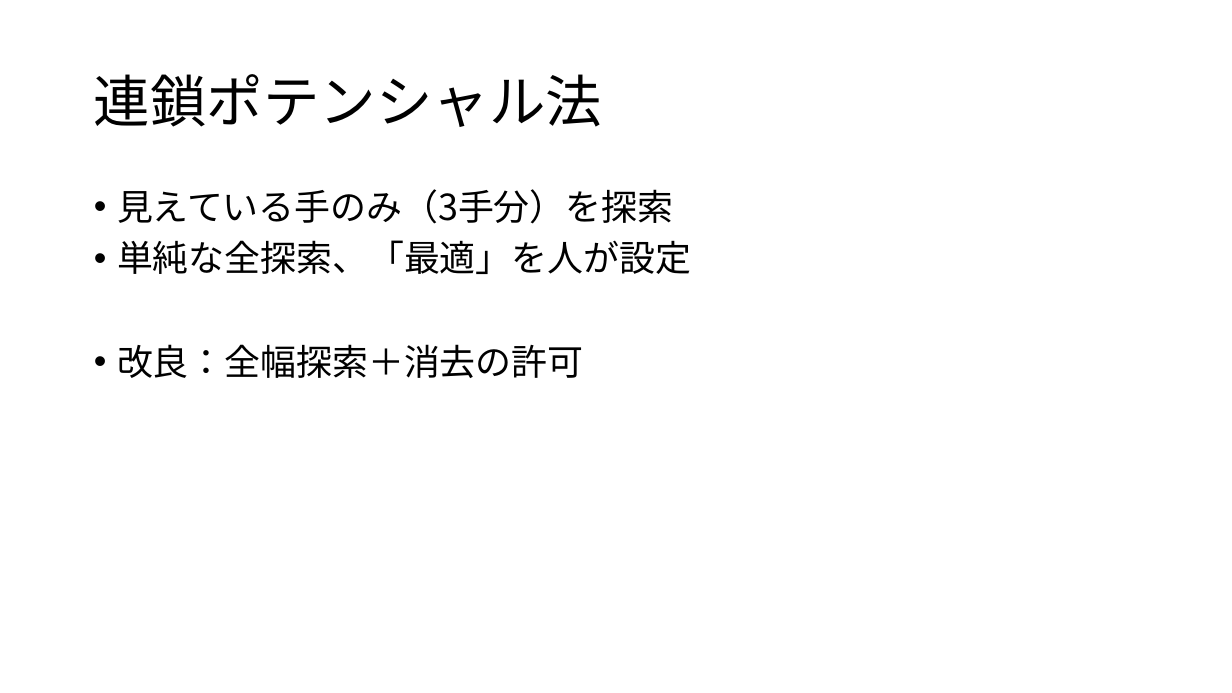
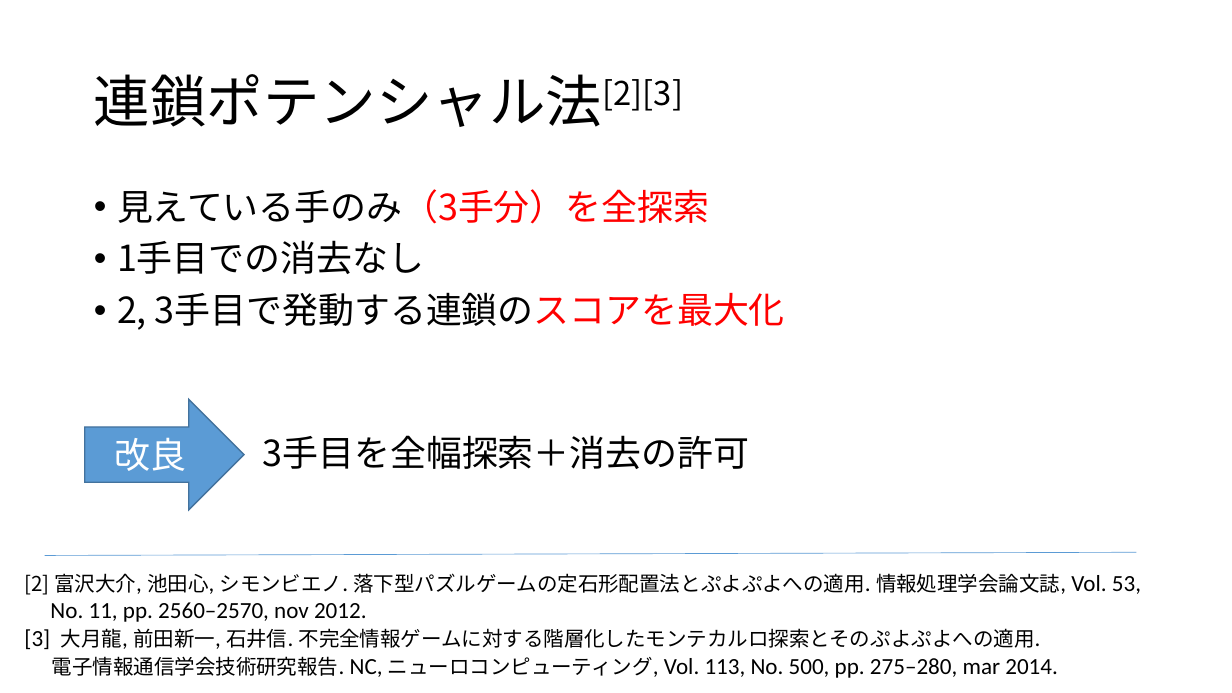
Before and after one commit to hshibasawa7/graduation-thesis, a slide deck: slide 5 of happyou/soturonHappyou.pptx (slide 7 before the commit). Drawn at 1232x693 pixels with LibreOffice and Linux fonts; fonts in the diff are those of the drawing. Boxes give left, top, right and bottom in pixels: in the first picture for what was removed or moved away, otherwise in the second. Text is boxed around its words. In the diff, an @@ line names an element or a change of style, - is before the commit and + after.

```diff
--- a/happyou/soturonHappyou.pptx
+++ b/happyou/soturonHappyou.pptx
@@ title at bbox=[94, 74, 684, 127]: text changed @@
-連鎖ポテンシャル法
+連鎖ポテンシャル法[2][3]
@@ text at bbox=[117, 189, 785, 330]: text changed @@
-• 見えている手のみ（3手分）を探索
-• 単純な全探索、「最適」を人が設定
-• 改良：全幅探索＋消去の許可
+• 見えている手のみ（3手分）を全探索
+• 1手目での消去なし
+• 2, 3手目で発動する連鎖のスコアを最大化
@@ right arrow added at bbox=[85, 399, 244, 510], fill #5B9BD5, outline #43739E 1 pt, 28 pt, text #FFFFFF @@
+改良
@@ text added at bbox=[263, 435, 749, 469], 28 pt, text #000000 @@
+3手目を全幅探索＋消去の許可
@@ line added from (44, 555) to (1137, 553), #5B9BD5 0.5 pt @@
@@ text added at bbox=[24, 573, 1141, 678], 16 pt, text #000000 @@
+[2] 富沢大介, 池田心, シモンビエノ. 落下型パズルゲームの定石形配置法とぷよぷよへの適用. 情報処理学会論文誌, Vol. 53,
+No. 11, pp. 2560–2570, nov 2012.
+[3] 大月龍, 前田新一, 石井信. 不完全情報ゲームに対する階層化したモンテカルロ探索とそのぷよぷよへの適用.
+電子情報通信学会技術研究報告. NC, ニューロコンピューティング, Vol. 113, No. 500, pp. 275–280, mar 2014.
```
Also in this commit, not shown: 7 other slides changed, 3 slides added, 5 slides removed, 3 other files.
